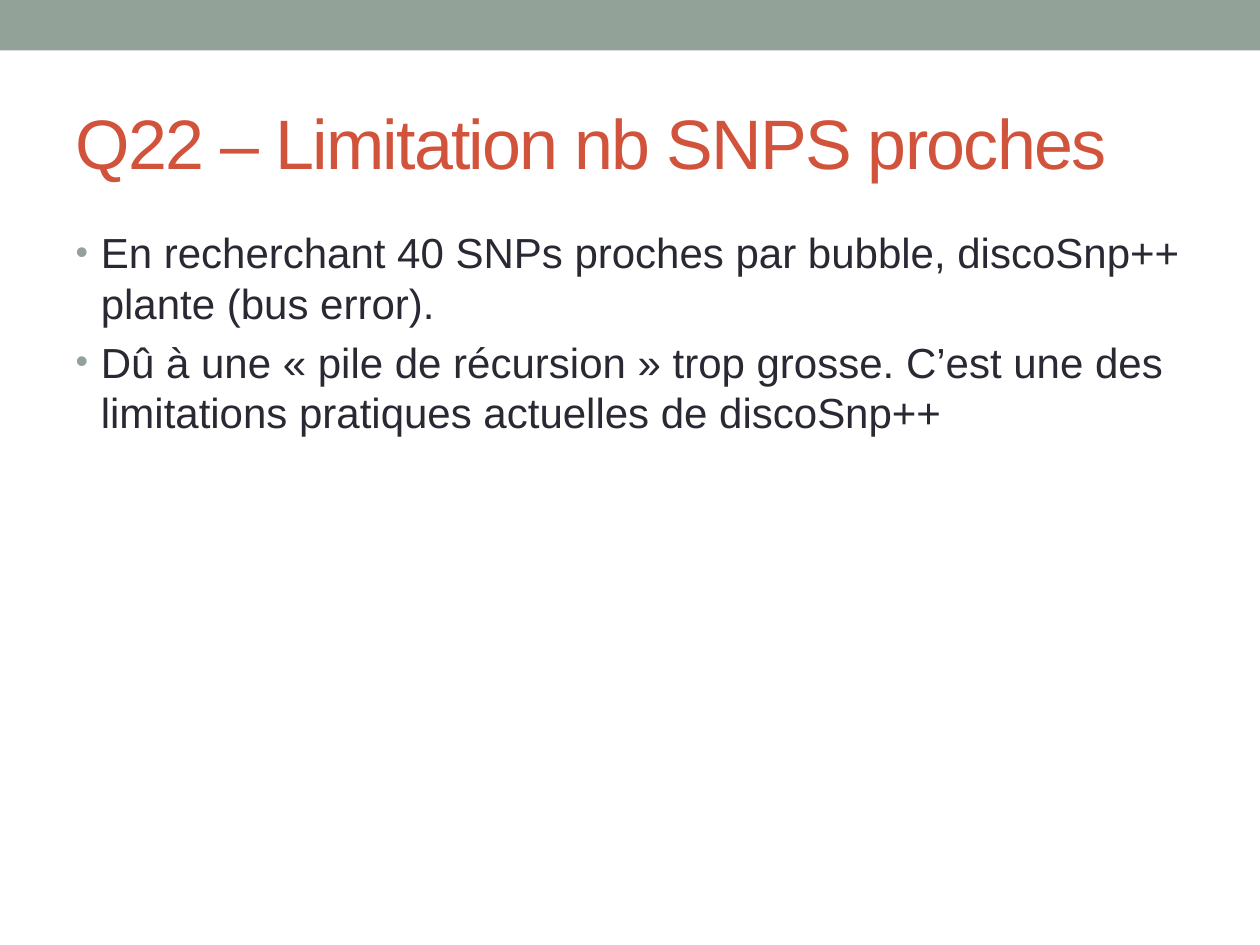
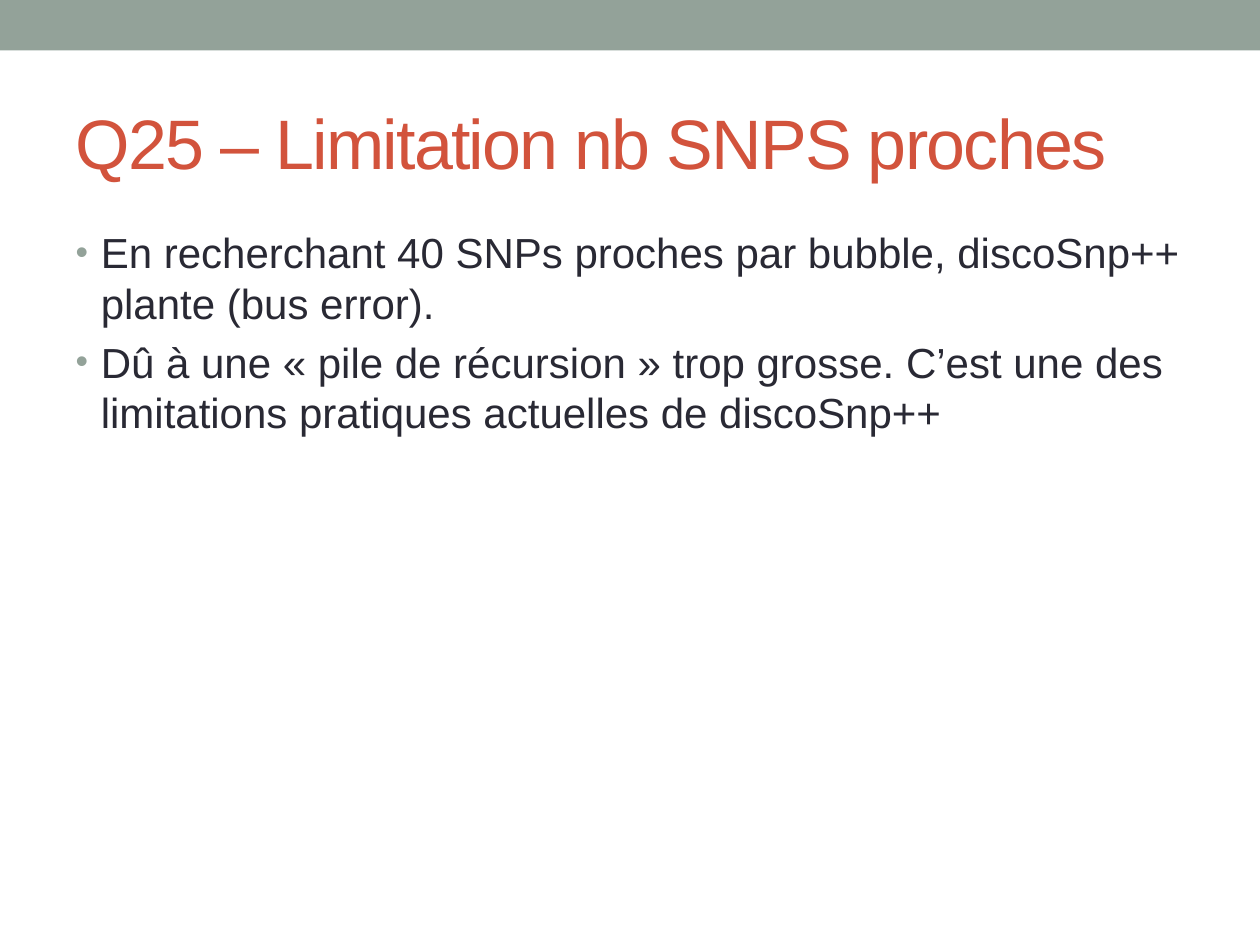
Before and after one commit to GATB/DiscoSnp, a slide deck: slide 16 of donot_release/formation_montpellier/TP_formation_colib'read.pptx (slide 15 before the commit). Drawn at 1260x945 pixels with LibreOffice and Linux fonts; fonts in the diff are those of the drawing. Boxes give left, top, right and bottom in pixels: in the first picture for what was removed or moved away, otherwise in the second. Text is boxed around its words. In the diff, an @@ line names an element or a change of style, - is before the commit and + after.

```diff
--- a/donot_release/formation_montpellier/TP_formation_colib'read.pptx
+++ b/donot_release/formation_montpellier/TP_formation_colib'read.pptx
@@ title at bbox=[76, 118, 1106, 182]: text changed @@
-Q22 – Limitation nb SNPS proches
+Q25 – Limitation nb SNPS proches
```
Also in this commit, not shown: 14 other slides changed, 2 slides added, 1 slide removed, 6 other files.
